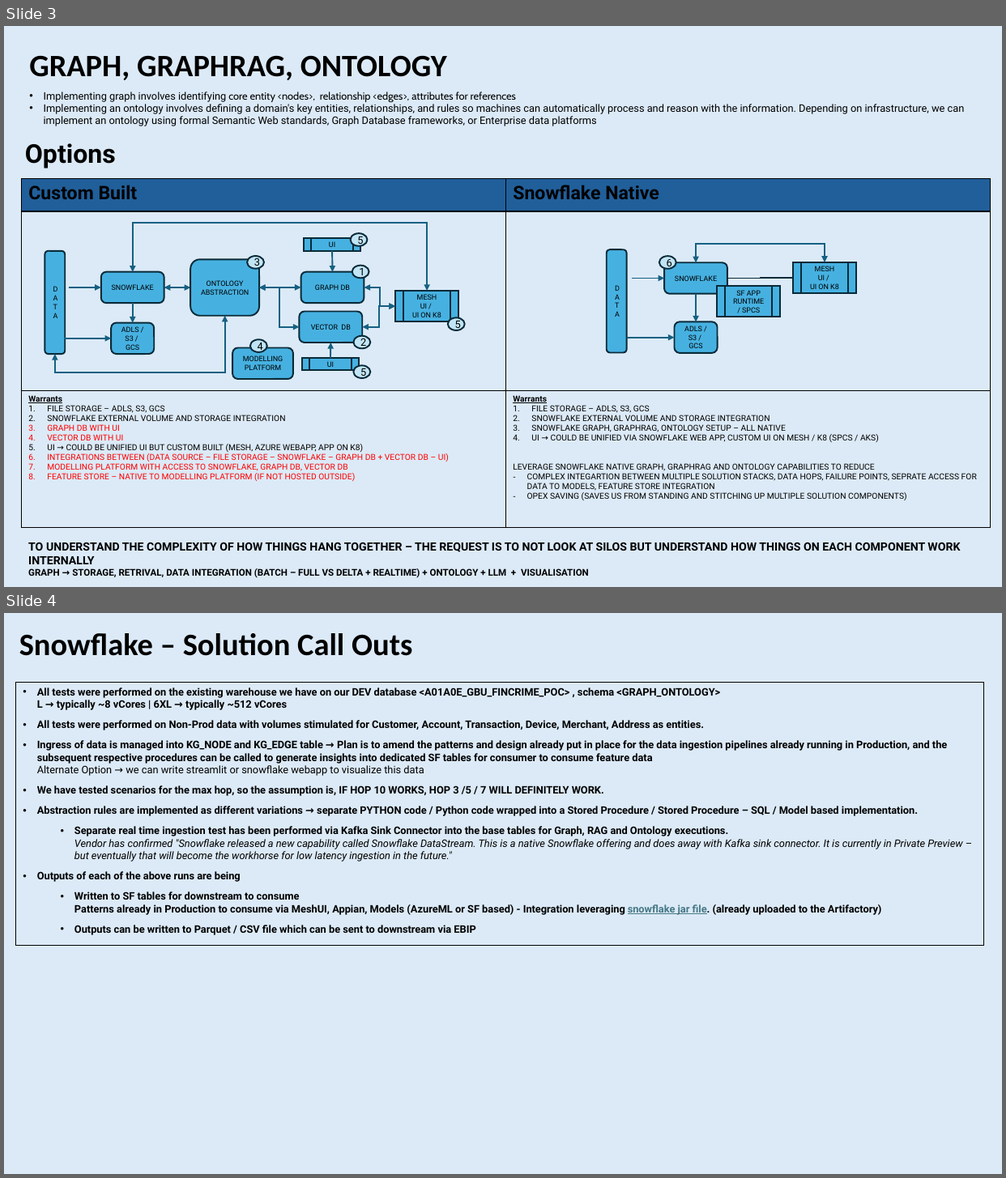
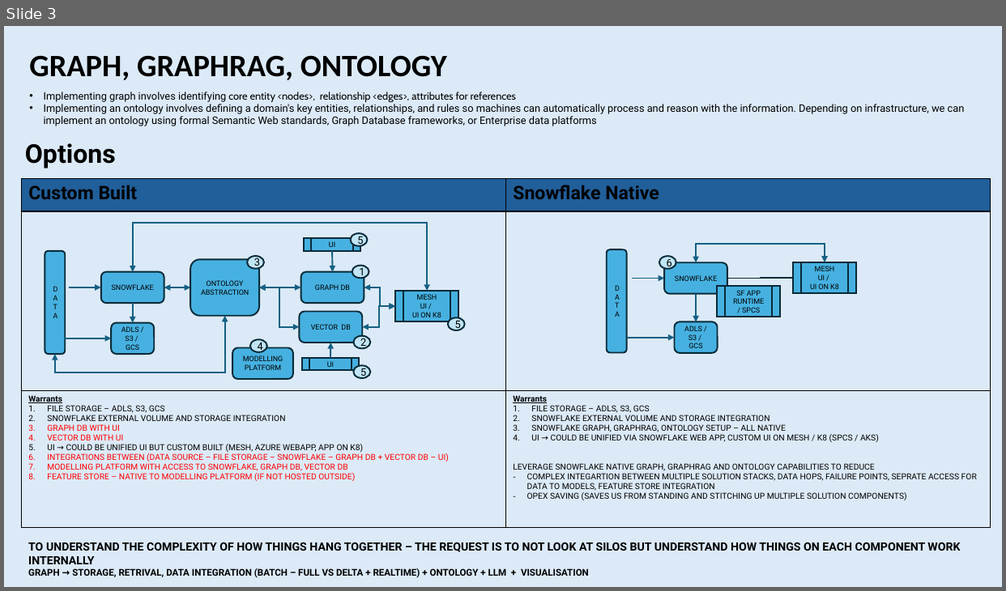
Before and after one commit to ashishachopra/Concepts, a slide deck: GRAPH,GRAPHRAG,ONTOLOGY.pptx. Shown one above the other, each under a label of ours: slides 3 and 4 before the commit, slide 3 after it. The pictures are 1006x1178 and 1006x591 pixels, drawn with LibreOffice and Linux fonts; fonts in the diff are those of the drawing. Boxes give left, top, right and bottom in pixels: in the first picture for what was removed or moved away, otherwise in the second. Text is boxed around its words. In the diff, an @@ line names an element or a change of style, - is before the commit and + after.

```diff
--- a/GRAPH,GRAPHRAG,ONTOLOGY.pptx
+++ b/GRAPH,GRAPHRAG,ONTOLOGY.pptx
@@ slide 4 removed at <box>4,613,1002,1174</box>, background #DCEAF7 @@
@@ text removed at <box>19,633,412,656</box> @@
-Snowflake – Solution Call Outs
@@ rectangle removed at <box>16,682,985,945</box> @@
-• All tests were performed on the existing warehouse we have on our DEV database <A01A0E_GBU_FINCRIME_POC> , schema <GRAPH_ONTOLOGY>
-  L → typically ~8 vCores | 6XL → typically ~512 vCores
-• All tests were performed on Non-Prod data with volumes stimulated for Customer, Account, Transaction, Device, Merchant, Address as entities.
-• Ingress of data is managed into KG_NODE and KG_EDGE table → Plan is to amend the patterns and design already put in place for the data ingestion pipelines already running in Production, and the subsequent respective procedures can be called to generate insights into dedicated SF tables for consumer to consume feature data
-  Alternate Option → we can write streamlit or snowflake webapp to visualize this data
-• We have tested scenarios for the max hop, so the assumption is, IF HOP 10 WORKS, HOP 3 /5 / 7 WILL DEFINITELY WORK.
-• Abstraction rules are implemented as different variations → separate PYTHON code / Python code wrapped into a Stored Procedure / Stored Procedure – SQL / Model based implementation.
-  • Separate real time ingestion test has been performed via Kafka Sink Connector into the base tables for Graph, RAG and Ontology executions.
-    Vendor has confirmed "Snowflake released a new capability called Snowflake DataStream. This is a native Snowflake offering and does away with Kafka sink connector. It is currently in Private Preview – but eventually that will become the workhorse for low latency ingestion in the future."
-• Outputs of each of the above runs are being
-  • Written to SF tables for downstream to consume
-    Patterns already in Production to consume via MeshUI, Appian, Models (AzureML or SF based) - Integration leveraging snowflake jar file. (already uploaded to the Artifactory)
-  • Outputs can be written to Parquet / CSV file which can be sent to downstream via EBIP
```
Also in this commit, not shown: 2 slides changed, 1 other slide removed.
